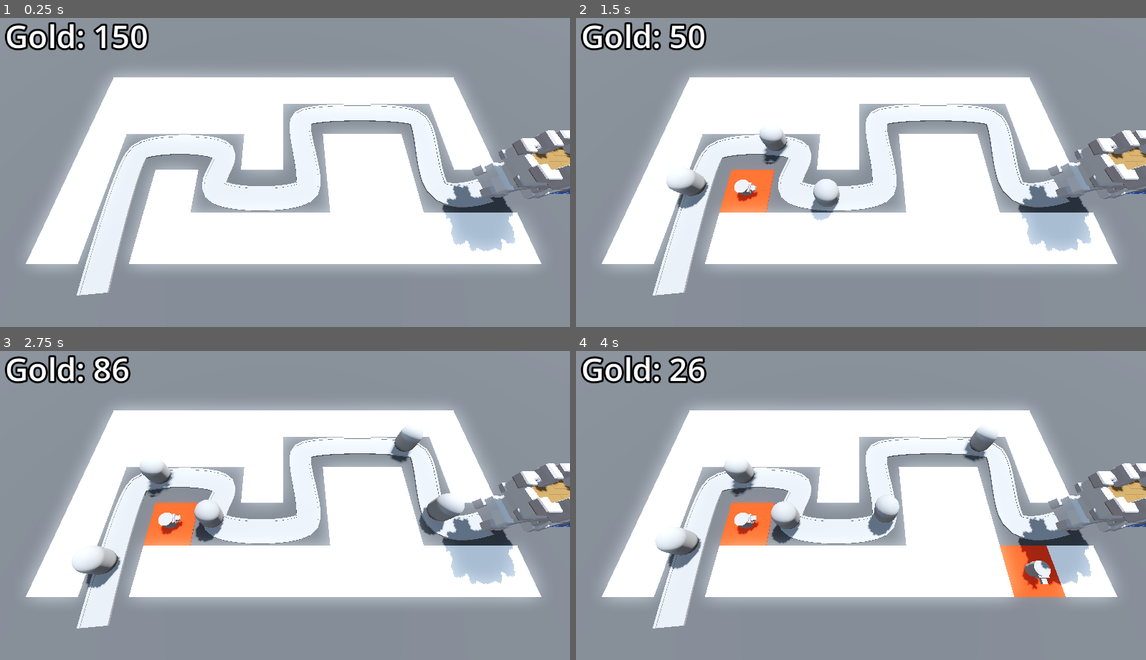
Above: before the commit, frames 1-4 (two rows, left to right).
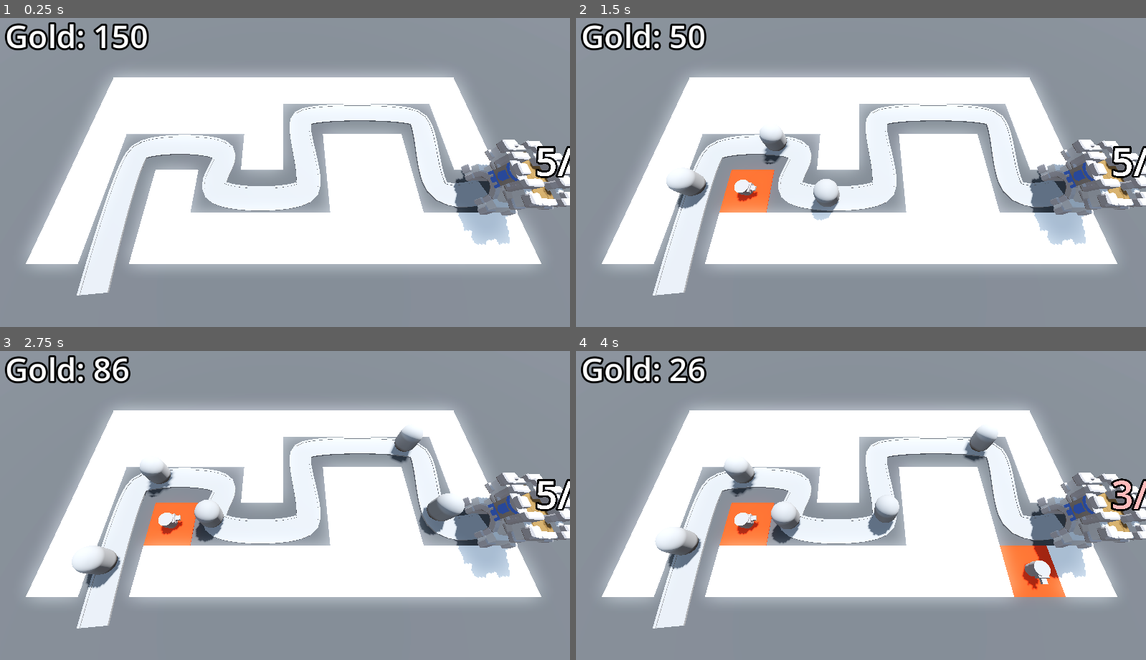
Above: after the commit, the same moments.

Repository: SugarF0x/barblast-3d
Game: Godot game, scene res://BaseLevel.tscn
The game is run twice, just before and just after one commit, with the same random seed, the same clock (stepped at 60 frames per second) and the same inputs.
Inputs (mouse positions are in pixels of both pictures, inside the frame that each line leads up to):
- Up to frame 1 (0.25 s): no input
- Up to frame 2 (1.5 s): move the mouse to (986, 150) at 0.52 s; click (986, 150) at 0.6 s; move the mouse to (747, 181) at 1.27 s; click (747, 181) at 1.35 s
- Up to frame 3 (2.75 s): move the mouse to (342, 428) at 2.02 s; click (342, 428) at 2.1 s
- Up to frame 4 (4 s): move the mouse to (832, 564) at 2.77 s; click (832, 564) at 2.85 s; move the mouse to (1032, 548) at 3.52 s; click (1032, 548) at 3.6 s

The runs differ from the first frame. In frame 1, 3.7% of the frame differs, in the area x 77-100%, y 36-76%; in frame 2, 3.7%; in frame 3, 3.7%; in frame 4, 3.6%.

Commit message:
adjust base position on level

Diff:
--- a/BaseLevel.tscn
+++ b/BaseLevel.tscn
@@ -125,7 +125,7 @@
 
 [node name="Base" parent="." instance=ExtResource("3_jojtq")]
 unique_name_in_owner = true
-transform = Transform3D(1, 0, 0, 0, 1, 0, 0, 0, 1, 18, 2, 6)
+transform = Transform3D(-4.37114e-08, 0, -1, 0, 1, 0, 1, 0, -4.37114e-08, 18, 0, 6)
 
 [node name="Bank" type="MarginContainer" parent="." groups=["bank"]]
 unique_name_in_owner = true
